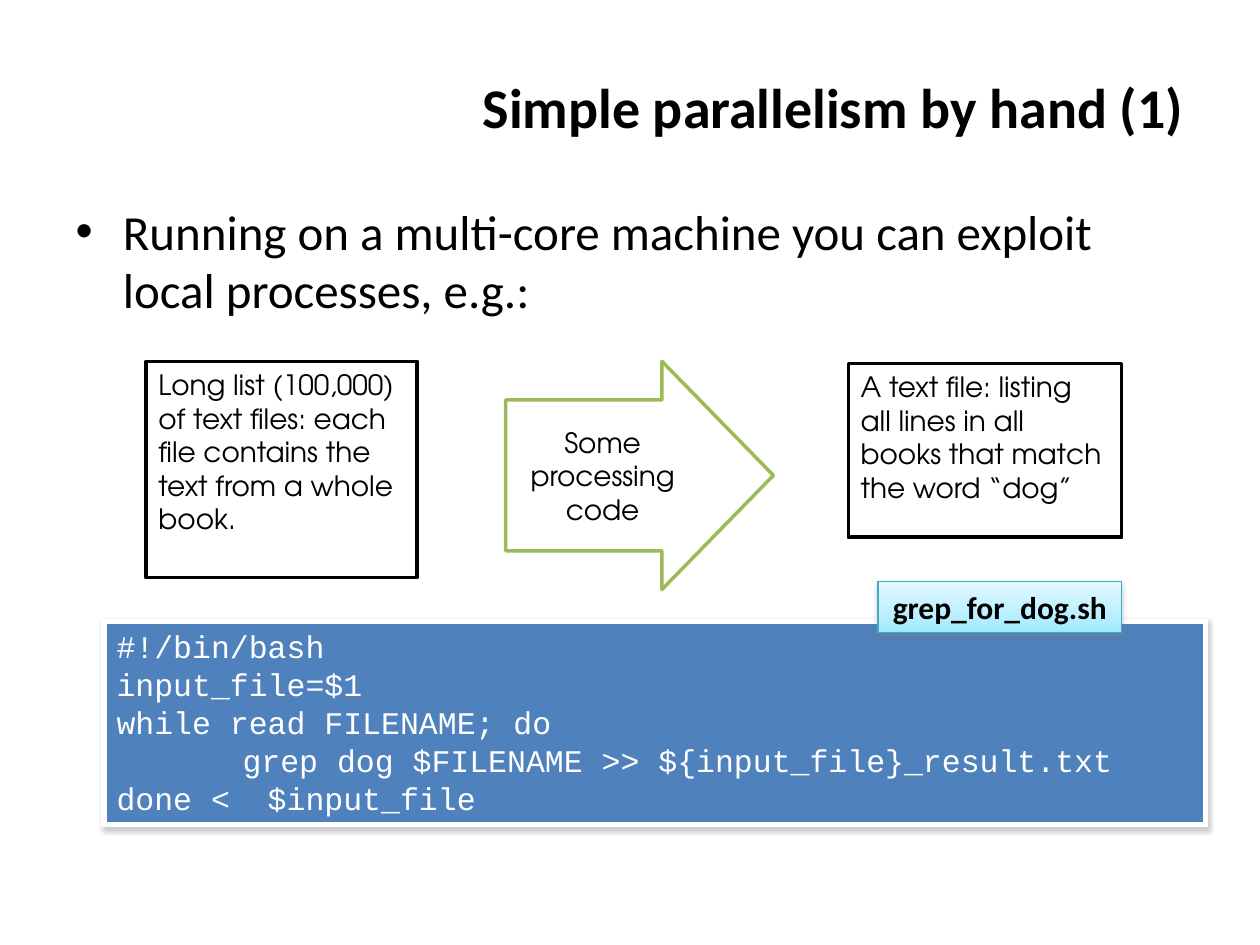
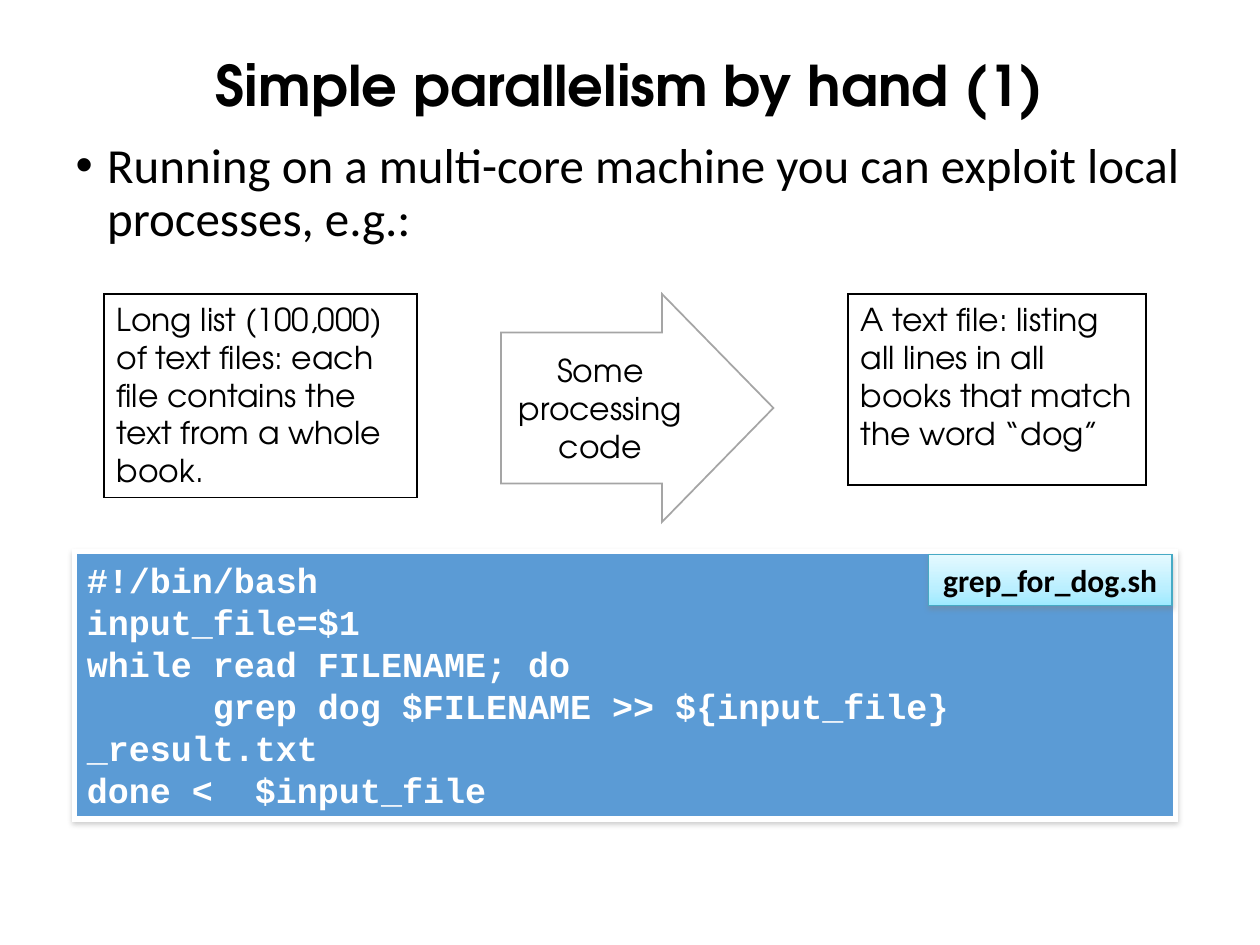
Before and after one commit to ncasuk/ncas-isc, a slide deck: slide 8 of overview_presentations/Parallel_Processing_Large_Data.pptx. Drawn at 1260x945 pixels with LibreOffice and Linux fonts; fonts in the diff are those of the drawing; background and template pictures are left out. Boxes give left, top, right and bottom in pixels: in the first picture for what was removed or moved away, otherwise in the second. Text is boxed around its words. In the diff, an @@ line names an element or a change of style, - is before the commit and + after.

```diff
--- a/overview_presentations/Parallel_Processing_Large_Data.pptx
+++ b/overview_presentations/Parallel_Processing_Large_Data.pptx
@@ title "Simple parallelism by hand (1)": place and size @@
-title "Simple parallelism by hand (1)" at box(483, 86, 1183, 137)
+title "Simple parallelism by hand (1)" at box(216, 63, 1044, 120)
@@ title "Simple parallelism by hand (1)" at box(216, 63, 1044, 120): font Calibri to TeX Gyre Adventor; alignment right to centre; line spacing 1 to 0.9 @@
@@ text "Running on a multi-core machine ...": place and size @@
-text "Running on a multi-core machine ..." at box(123, 216, 1092, 317)
+text "Running on a multi-core machine ..." at box(107, 149, 1179, 245)
@@ text "Running on a multi-core machine ..." at box(107, 149, 1179, 245): indent changed; line spacing 1 to 0.9; more space between paragraphs @@
@@ rectangle "Long list (100,000) of text ..." at box(105, 294, 417, 498): size 16 to 18 pt; outline #000000 2 pt to #000000 1 pt @@
@@ rectangle "Long list (100,000) of text ...": place and size @@
-rectangle "Long list (100,000) of text ..." at box(146, 362, 417, 578)
+rectangle "Long list (100,000) of text ..." at box(105, 294, 417, 498)
@@ right arrow "Some processing code": place and size @@
-right arrow "Some processing code" at box(505, 362, 772, 590)
+right arrow "Some processing code" at box(501, 294, 774, 522)
@@ right arrow "Some processing code" at box(501, 294, 774, 522): size 16 to 18 pt; outline #9BBB59 2 pt to #A5A5A5 1 pt @@
@@ rectangle "A text file: listing all ...": place and size @@
-rectangle "A text file: listing all ..." at box(848, 363, 1121, 537)
+rectangle "A text file: listing all ..." at box(848, 294, 1145, 484)
@@ rectangle "A text file: listing all ..." at box(848, 294, 1145, 484): size 16 to 18 pt; outline #000000 2 pt to #000000 1 pt @@
@@ rectangle "#!/bin/bash": place and size @@
-rectangle "#!/bin/bash" at box(105, 621, 1206, 825)
+rectangle "#!/bin/bash" at box(74, 552, 1176, 819)
@@ rectangle "#!/bin/bash" at box(74, 552, 1176, 819): size 18 to 20 pt, bold on; fill #4F81BD to #5B9BD5 @@
@@ rectangle "grep_for_dog.sh": place and size @@
-rectangle "grep_for_dog.sh" at box(878, 582, 1121, 633)
+rectangle "grep_for_dog.sh" at box(929, 554, 1172, 605)
```
Also in this commit, not shown: 26 other slides changed, 1 slide added, 2 other files.
